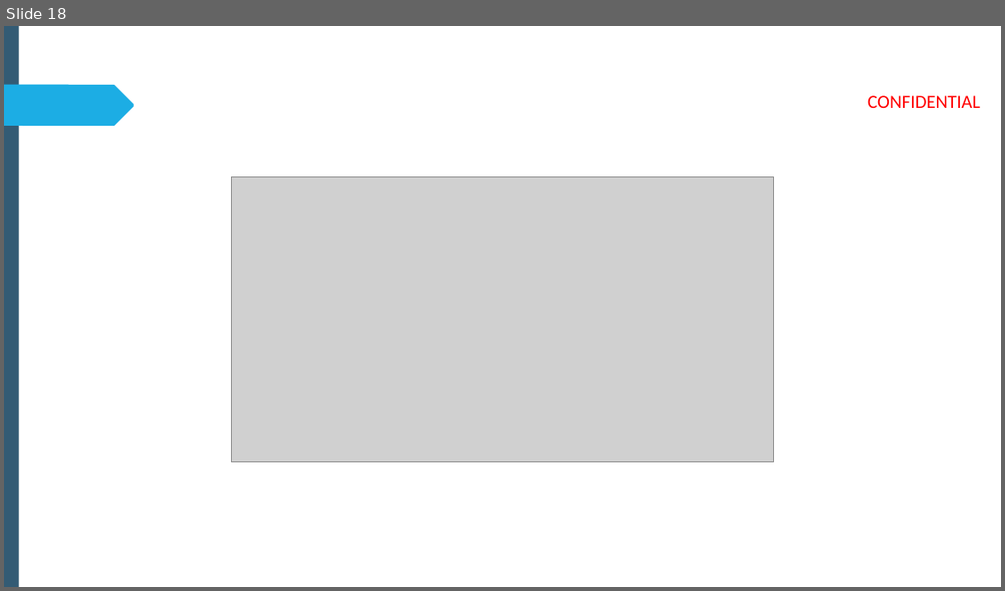
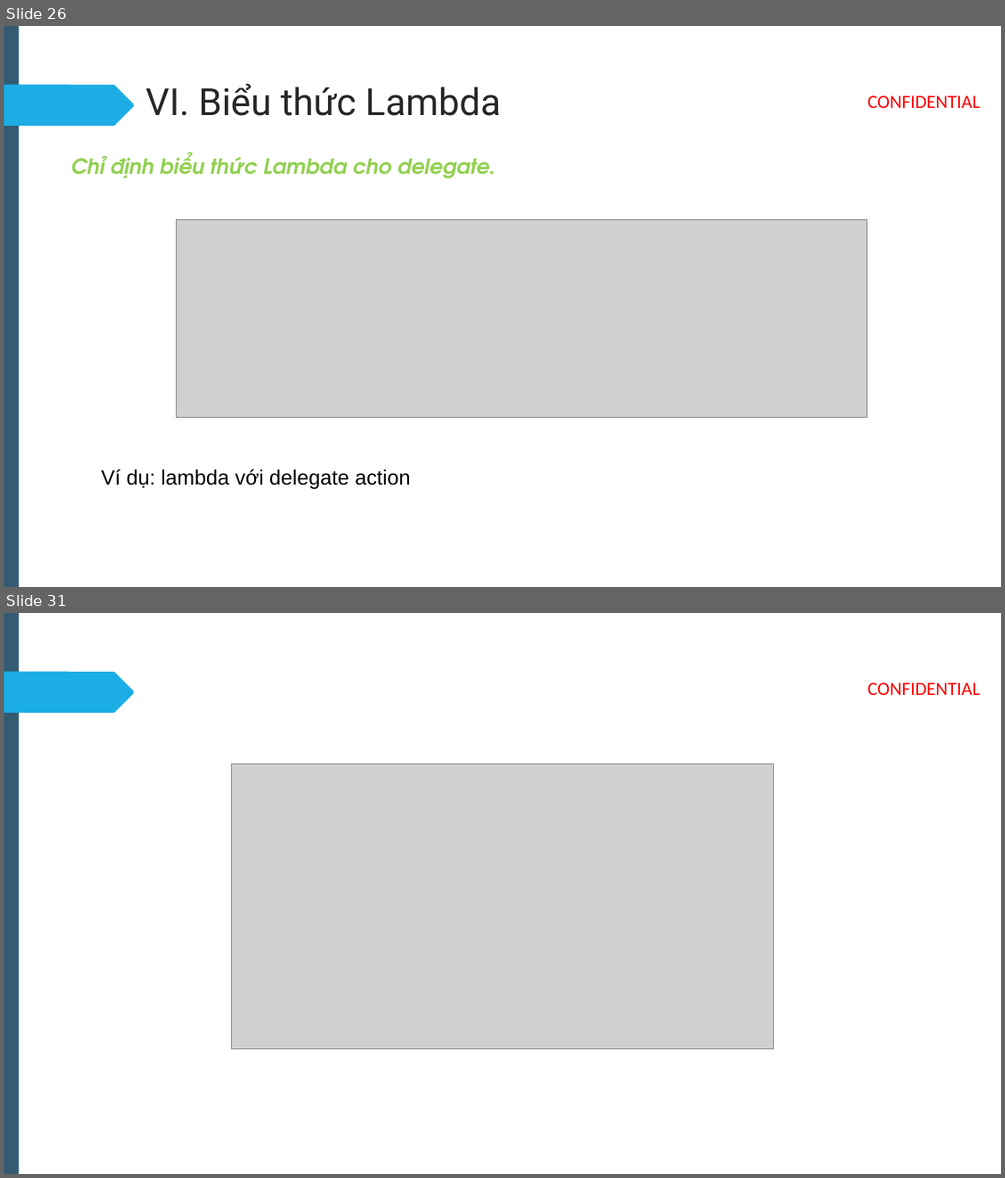
Before and after one commit to Linh-dev/Linq-CSharp, a slide deck: NWS_INTRO_WebDeveloperRoadmap.pptx. Shown one above the other, each under a label of ours: slide 18 before the commit, slides 26 and 31 after it; the slides between them are not shown. The pictures are 1005x591 and 1005x1178 pixels, drawn with LibreOffice and Linux fonts; fonts in the diff are those of the drawing; grey boxes stand for pictures; background and template pictures are left out. Boxes give left, top, right and bottom in pixels: in the first picture for what was removed or moved away, otherwise in the second. Text is boxed around its words. In the diff, an @@ line names an element or a change of style, - is before the commit and + after.

```diff
--- a/NWS_INTRO_WebDeveloperRoadmap.pptx
+++ b/NWS_INTRO_WebDeveloperRoadmap.pptx
@@ slide 26 added at bbox=[4, 26, 1001, 587], background #FFFFFF; not listed: 3 template elements that a slide beside it also shows @@
@@ title added at bbox=[146, 83, 501, 116], 36 pt, text #262626 @@
+VI. Biểu thức Lambda
@@ text added at bbox=[71, 151, 495, 178], 20 pt, text #92D050, bold, italic @@
+Chỉ định biểu thức Lambda cho delegate.
@@ picture added at bbox=[176, 220, 866, 417] @@
@@ text added at bbox=[101, 468, 410, 489], 20 pt, text #000000 @@
+Ví dụ: lambda với delegate action
@@ what was slide 18 is now slide 31 @@
```
Also in this commit, not shown: 2 slides changed, 26 other slides added, 14 slides removed, 6 other files.
